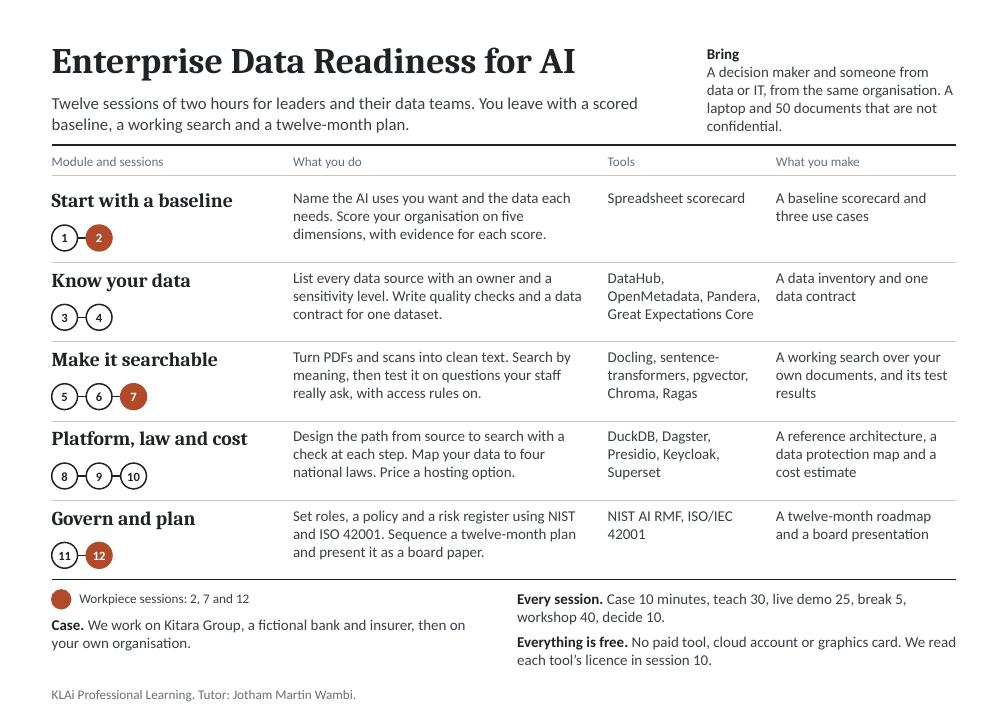
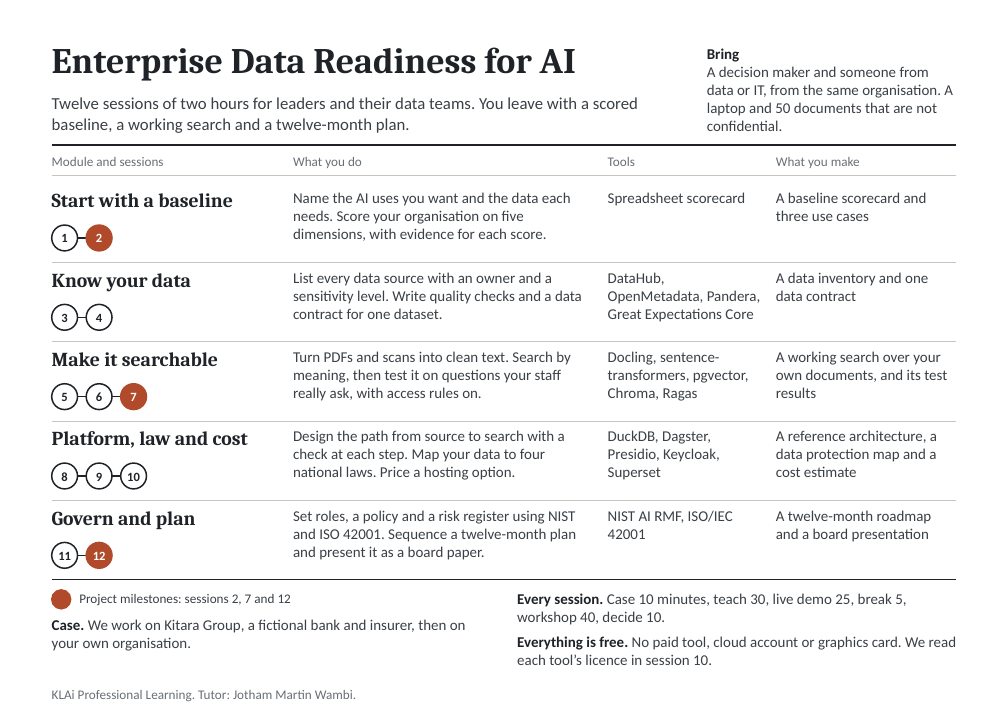
Before and after one commit to Jotham566/teaching-material, a slide deck: slide 1 of Professional_AI_Training/Business_AI/Enterprise Data Readiness for AI/01 Course Overview/Course Roadmap (one page).pptx. Drawn at 1008x713 pixels with LibreOffice and Linux fonts; fonts in the diff are those of the drawing. Boxes give left, top, right and bottom in pixels: in the first picture for what was removed or moved away, otherwise in the second. Text is boxed around its words. In the diff, an @@ line names an element or a change of style, - is before the commit and + after.

```diff
--- a/Professional_AI_Training/Business_AI/Enterprise Data Readiness for AI/01 Course Overview/Course Roadmap (one page).pptx
+++ b/Professional_AI_Training/Business_AI/Enterprise Data Readiness for AI/01 Course Overview/Course Roadmap (one page).pptx
@@ text at (x1=79, y1=594, x2=291, y2=606): text changed @@
-Workpiece sessions: 2, 7 and 12
+Project milestones: sessions 2, 7 and 12
```
Also in this commit, not shown: 25 other files.
